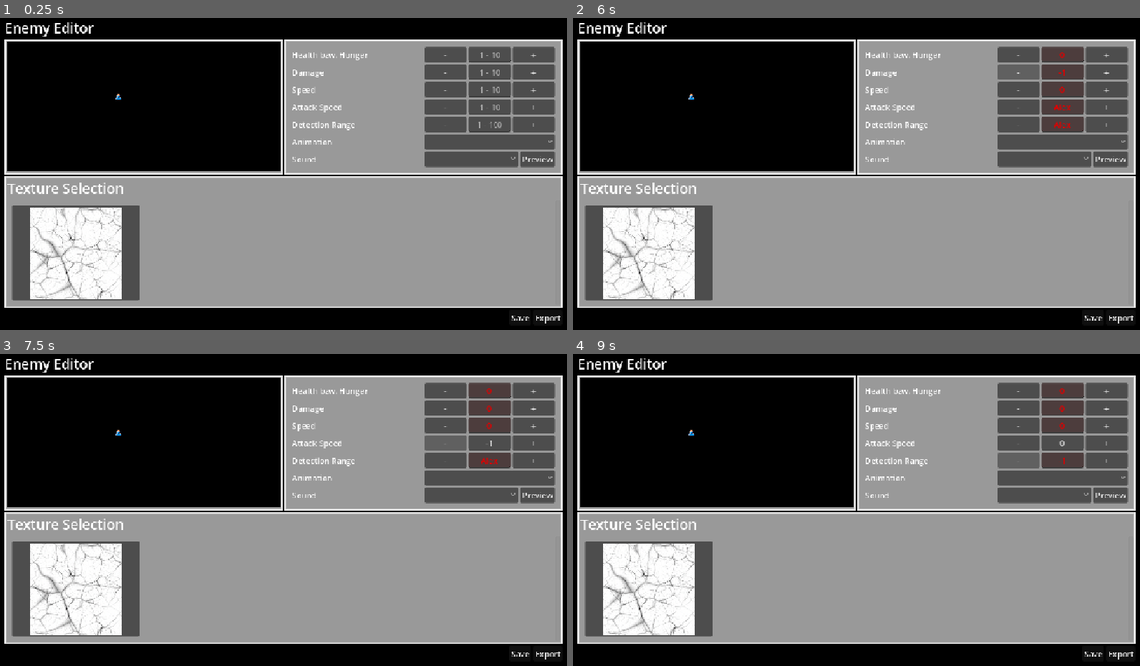
Above: before the commit, frames 1-4 (two rows, left to right).
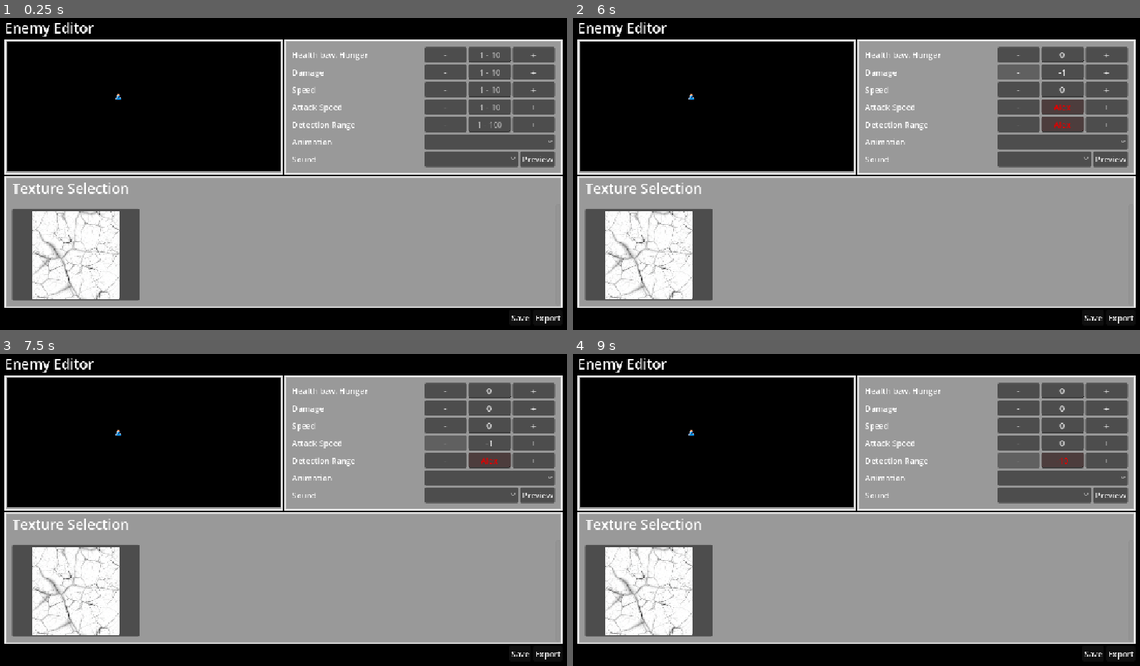
Above: after the commit, the same moments.

Repository: bnjmntmm/play_dungeon_crawler
Game: Godot game, scene res://feature/editor tool/AnimalEditorToolUI.tscn
Two runs of this game, one before a commit and one after it. Both use one fixed random seed, a clock stepped at 60 frames per second and the inputs below. This scene is started directly instead of the project's main scene. The engine's default icon, where the game draws it, is replaced by a stand-in: a white triangle on a blue panel in a dark square.
Inputs (mouse positions are in pixels of both pictures, inside the frame that each line leads up to; where the layout moved, square brackets give the same spot in the first picture):
- Up to frame 1 (0.25 s): no input
- Up to frame 2 (6 s): click (1060, 55) at 0.52 s; type "Alex" at 0.6 s; click (1060, 71) at 0.75 s; type "Alex" at 0.83 s; click (1060, 89) at 0.98 s; type "Alex" at 1.07 s; click (1060, 108) at 1.27 s; type "Alex" at 1.35 s; click (1060, 124) at 1.5 s; type "Alex" at 1.58 s; click "-" at 2 s; click "+" at 2.75 s; click (646, 255) [646, 252] at 3.5 s; click "-" at 4.25 s; click "+" at 5 s; click "-" at 5.75 s
- Up to frame 3 (7.5 s): click "+" at 6.5 s; click "-" at 7.25 s
- Up to frame 4 (9 s): click "+" at 8 s; click "-" at 8.75 s

The runs differ from the first frame. In frame 1, 1.9% of the frame differs, in the area x 1-25%, y 52-91%; in frame 2, 1.9%; in frame 3, 2.0%; in frame 4, 2.0%, in the area x 1-88%, y 11-91%.
Error in both runs: Invalid access to property or key 'attack_speed' on a base object of type 'Nil'. (res://feature/editor)

Commit message:
fixed some values not being written to file

Diff:
--- a/feature/editor tool/AnimalEditorToolUI.tscn
+++ b/feature/editor tool/AnimalEditorToolUI.tscn
@@ -206,7 +206,6 @@
 	if range_shape.shape is CircleShape2D:
 		range_shape.shape.radius = config_file.detection_range
 
-
 func set_value(lineEdit: LineEdit, value: int):
 	lineEdit.text = str(value)
 
@@ -219,6 +218,7 @@
 			i = int(health_text_edit.text)
 	i = i + 1
 	health_text_edit.text = str(i)
+	health_text_edit.text_changed.emit(str(i))
 
 func _on_health_down_button_pressed() -> void:
 	var i:int
@@ -229,6 +229,7 @@
 			i = int(health_text_edit.text)
 	i = i - 1
 	health_text_edit.text = str(i)
+	health_text_edit.text_changed.emit(str(i))
 
 func _on_damage_up_button_pressed() -> void:
 	var i:int
@@ -239,6 +240,7 @@
 			i = int(damage_text_edit.text)
 	i = i + 1
 	damage_text_edit.text = str(i)
+	damage_text_edit.text_changed.emit(str(i))
 
 func _on_damage_down_button_pressed() -> void:
 	var i:int
@@ -249,6 +251,7 @@
 			i = int(damage_text_edit.text)
 	i = i - 1
 	damage_text_edit.text = str(i)
+	damage_text_edit.text_changed.emit(str(i))
 
 func _on_speed_up_button_pressed() -> void:
 	var i:int
@@ -259,7 +262,7 @@
 			i = int(speed_text_edit.text)
 	i = i + 1
 	speed_text_edit.text = str(i)
-
+	speed_text_edit.text_changed.emit(str(i))
 
 func _on_speed_down_button_pressed() -> void:
 	var i:int
@@ -270,7 +273,7 @@
 			i = int(speed_text_edit.text)
 	i = i - 1
 	speed_text_edit.text = str(i)
-
+	speed_text_edit.text_changed.emit(str(i))
 
 func _on_attack_speed_up_button_pressed() -> void:
 	var i:int
@@ -283,7 +286,6 @@
 	attack_speed_text_edit.text = str(i)
 	attack_speed_text_edit.text_changed.emit(str(i))
 
-
 func _on_attack_speed_down_button_pressed() -> void:
 	var i:int
 	if attack_speed_text_edit.text == \"\":
@@ -302,9 +304,13 @@
 	else:
 		if detection_range_text_edit.text.is_valid_int():
 			i = int(detection_range_text_edit.text)
-	i = i + 1
+	i = i + 10
 	detection_range_text_edit.text = str(i)
-
+	config_file.detection_range = i
+	var nodes =  animal_scene.get_tree().get_nodes_in_group(\"detection_range\")
+	var range_shape:CollisionShape2D =nodes[0]
+	if range_shape.shape is CircleShape2D:
+		range_shape.shape.radius = config_file.detection_range
 
 func _on_detection_range_down_button_pressed() -> void:
 	var i:int
@@ -313,8 +319,13 @@
 	else:
 		if detection_range_text_edit.text.is_valid_int():
 			i = int(detection_range_text_edit.text)
-	i = i - 1
+	i = i - 10
 	detection_range_text_edit.text = str(i)
+	config_file.detection_range = i
+	var nodes =  animal_scene.get_tree().get_nodes_in_group(\"detection_range\")
+	var range_shape:CollisionShape2D =nodes[0]
+	if range_shape.shape is CircleShape2D:
+		range_shape.shape.radius = config_file.detection_range
 
 
 func _on_attack_timer_timeout() -> void:
@@ -323,6 +334,12 @@
 
 [sub_resource type="LabelSettings" id="LabelSettings_p04p2"]
 font_size = 28
+
+[sub_resource type="StyleBoxLine" id="StyleBoxLine_vf8p1"]
+color = Color(1, 1, 1, 1)
+grow_begin = -10.0
+grow_end = -10.0
+thickness = 2
 
 [node name="ToolUi" type="Control" unique_id=1558812303]
 layout_mode = 3
@@ -479,7 +496,7 @@
 layout_mode = 2
 size_flags_horizontal = 3
 
-[node name="Speed_Up_Button" type="Button" parent="MarginContainer/VBoxContainer/HBoxContainer2/PanelContainer/MarginContainer/GridContainer/BoxContainer4/HBoxContainer" unique_id=426035668]
+[node name="Speed_Down_Button" type="Button" parent="MarginContainer/VBoxContainer/HBoxContainer2/PanelContainer/MarginContainer/GridContainer/BoxContainer4/HBoxContainer" unique_id=461872552]
 layout_mode = 2
 size_flags_horizontal = 3
 size_flags_vertical = 3
@@ -493,7 +510,7 @@
 placeholder_text = "1 - 10"
 alignment = 1
 
-[node name="Speed_Down_Button" type="Button" parent="MarginContainer/VBoxContainer/HBoxContainer2/PanelContainer/MarginContainer/GridContainer/BoxContainer4/HBoxContainer" unique_id=461872552]
+[node name="Speed_Up_Button" type="Button" parent="MarginContainer/VBoxContainer/HBoxContainer2/PanelContainer/MarginContainer/GridContainer/BoxContainer4/HBoxContainer" unique_id=426035668]
 layout_mode = 2
 size_flags_horizontal = 3
 size_flags_vertical = 3
@@ -610,10 +627,18 @@
 [node name="VBoxContainer" type="VBoxContainer" parent="MarginContainer/VBoxContainer/PanelContainer" unique_id=1496741337]
 layout_mode = 2
 
-[node name="Label2" type="Label" parent="MarginContainer/VBoxContainer/PanelContainer/VBoxContainer" unique_id=630466370]
+[node name="MarginContainer" type="MarginContainer" parent="MarginContainer/VBoxContainer/PanelContainer/VBoxContainer" unique_id=69238394]
+layout_mode = 2
+theme_override_constants/margin_left = 10
+
+[node name="Label2" type="Label" parent="MarginContainer/VBoxContainer/PanelContainer/VBoxContainer/MarginContainer" unique_id=630466370]
 layout_mode = 2
 text = "Texture Selection"
 label_settings = SubResource("LabelSettings_p04p2")
+
+[node name="HSeparator" type="HSeparator" parent="MarginContainer/VBoxContainer/PanelContainer/VBoxContainer" unique_id=1064551612]
+layout_mode = 2
+theme_override_styles/separator = SubResource("StyleBoxLine_vf8p1")
 
 [node name="ScrollContainer" type="ScrollContainer" parent="MarginContainer/VBoxContainer/PanelContainer/VBoxContainer" unique_id=1359343169]
 layout_mode = 2
@@ -669,9 +694,9 @@
 [connection signal="pressed" from="MarginContainer/VBoxContainer/HBoxContainer2/PanelContainer/MarginContainer/GridContainer/Damage Settings/HBoxContainer/Damage_Down_Button" to="." method="_on_damage_down_button_pressed"]
 [connection signal="text_changed" from="MarginContainer/VBoxContainer/HBoxContainer2/PanelContainer/MarginContainer/GridContainer/Damage Settings/HBoxContainer/Damage_TextEdit" to="." method="_on_damage_text_edit_text_changed"]
 [connection signal="pressed" from="MarginContainer/VBoxContainer/HBoxContainer2/PanelContainer/MarginContainer/GridContainer/Damage Settings/HBoxContainer/Damage_Up_Button" to="." method="_on_damage_up_button_pressed"]
+[connection signal="pressed" from="MarginContainer/VBoxContainer/HBoxContainer2/PanelContainer/MarginContainer/GridContainer/BoxContainer4/HBoxContainer/Speed_Down_Button" to="." method="_on_speed_down_button_pressed"]
+[connection signal="text_changed" from="MarginContainer/VBoxContainer/HBoxContainer2/PanelContainer/MarginContainer/GridContainer/BoxContainer4/HBoxContainer/Speed_TextEdit" to="." method="_on_speed_text_edit_text_changed"]
 [connection signal="pressed" from="MarginContainer/VBoxContainer/HBoxContainer2/PanelContainer/MarginContainer/GridContainer/BoxContainer4/HBoxContainer/Speed_Up_Button" to="." method="_on_speed_up_button_pressed"]
-[connection signal="text_changed" from="MarginContainer/VBoxContainer/HBoxContainer2/PanelContainer/MarginContainer/GridContainer/BoxContainer4/HBoxContainer/Speed_TextEdit" to="." method="_on_speed_text_edit_text_changed"]
-[connection signal="pressed" from="MarginContainer/VBoxContainer/HBoxContainer2/PanelContainer/MarginContainer/GridContainer/BoxContainer4/HBoxContainer/Speed_Down_Button" to="." method="_on_speed_down_button_pressed"]
 [connection signal="pressed" from="MarginContainer/VBoxContainer/HBoxContainer2/PanelContainer/MarginContainer/GridContainer/Attack Speed Settings/HBoxContainer/AttackSpeed_Down_Button" to="." method="_on_attack_speed_down_button_pressed"]
 [connection signal="text_changed" from="MarginContainer/VBoxContainer/HBoxContainer2/PanelContainer/MarginContainer/GridContainer/Attack Speed Settings/HBoxContainer/AttackSpeed_TextEdit" to="." method="_on_attack_speed_text_edit_text_changed"]
 [connection signal="pressed" from="MarginContainer/VBoxContainer/HBoxContainer2/PanelContainer/MarginContainer/GridContainer/Attack Speed Settings/HBoxContainer/AttackSpeed_Up_Button" to="." method="_on_attack_speed_up_button_pressed"]
